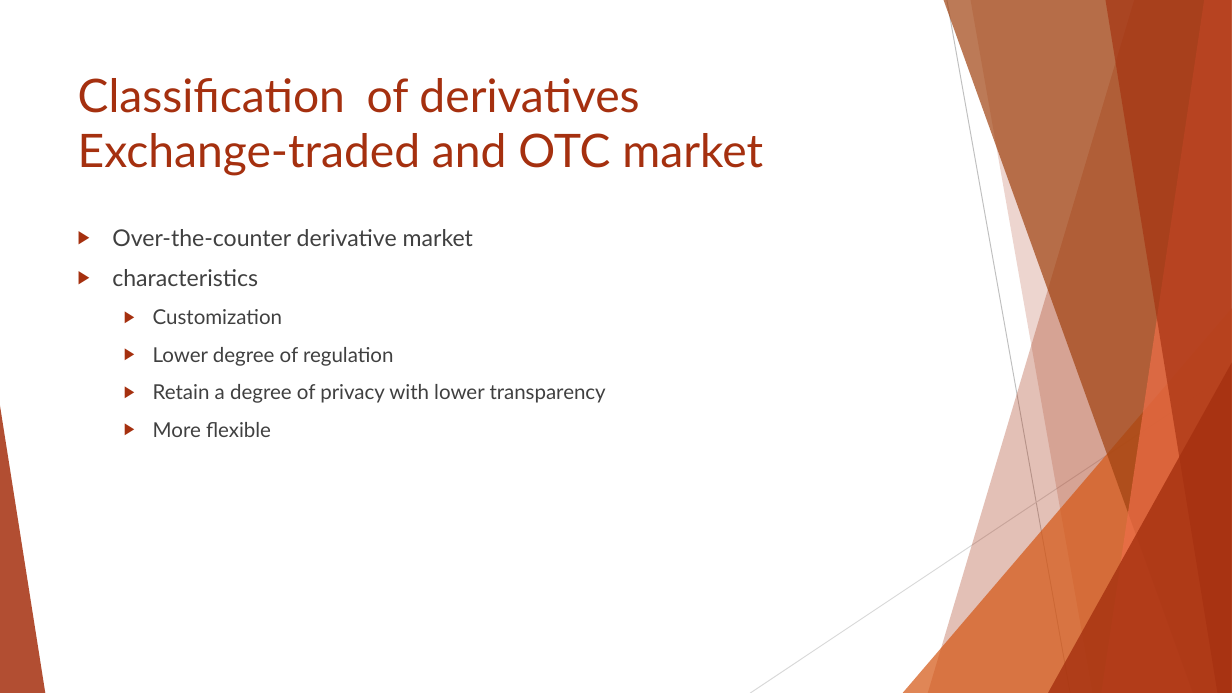
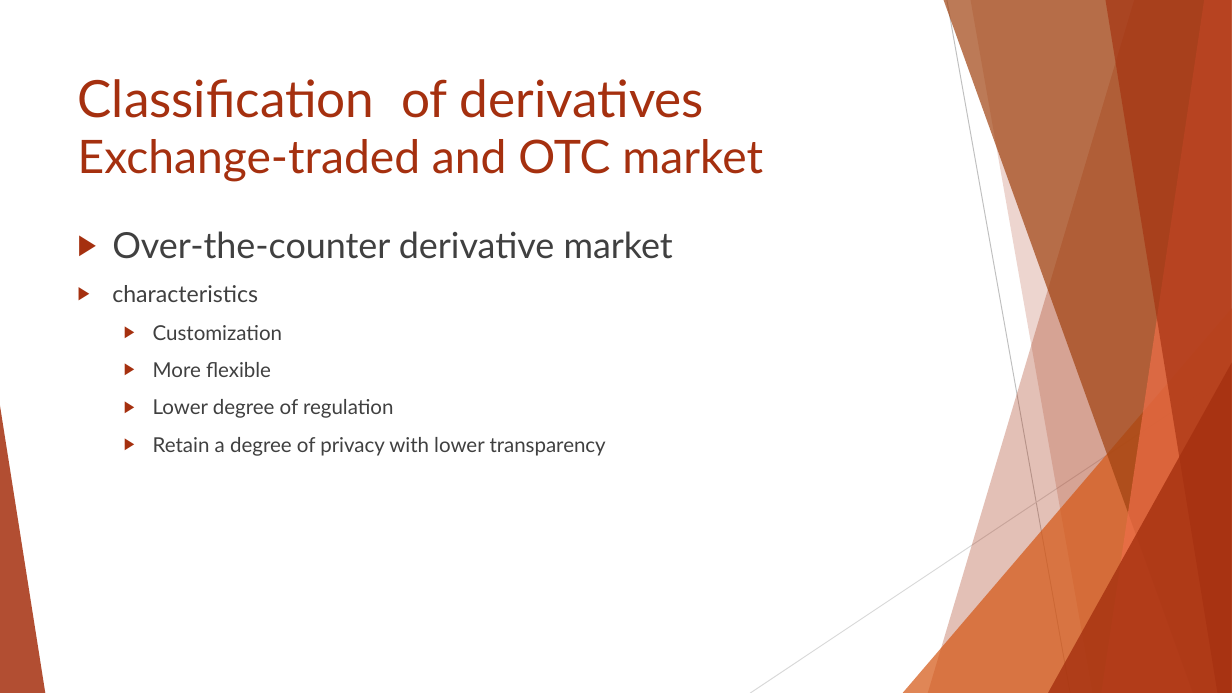
Before and after one commit to Isco0530/data, a slide deck: slide 49 of Reading 45.pptx. Drawn at 1232x693 pixels with LibreOffice and Linux fonts; fonts in the diff are those of the drawing. Boxes give left, top, right and bottom in pixels: in the first picture for what was removed or moved away, otherwise in the second. Text is boxed around its words. In the diff, an @@ line names an element or a change of style, - is before the commit and + after.

```diff
--- a/Reading 45.pptx
+++ b/Reading 45.pptx
@@ title "Classification of derivatives Exchange-traded and ..." at [78, 79, 763, 182]: size 36 to 40 pt in "Classification of derivatives" @@
@@ text at [112, 231, 673, 259]: size 18 to 28 pt in "Over-the-counter derivative market" @@
@@ text at [153, 362, 271, 377]: paragraph added @@
+  ▶ More flexible
@@ text at [153, 422, 271, 437]: paragraph removed @@
-  ▶ More flexible
```
Also in this commit, not shown: 11 other slides changed, 3 slides added.
